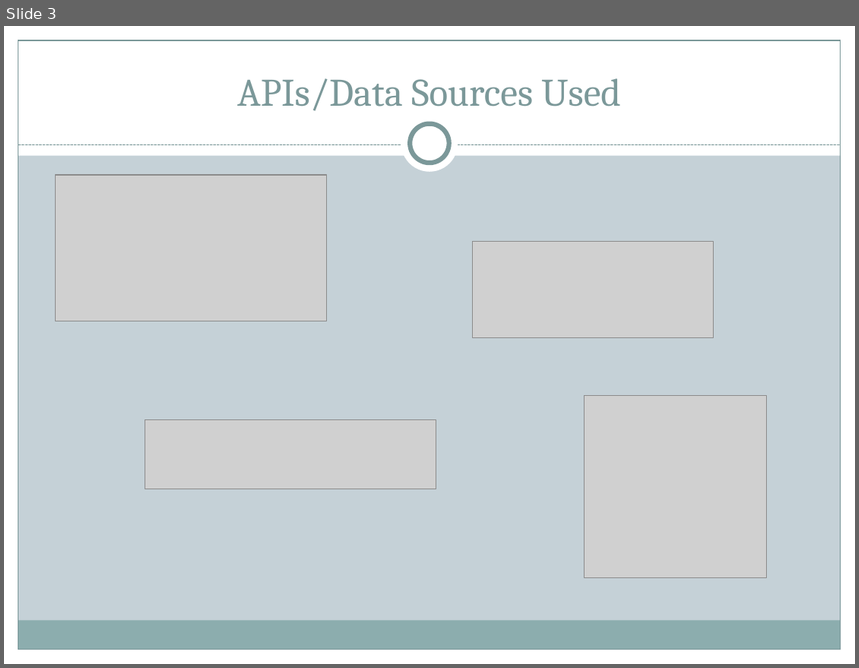
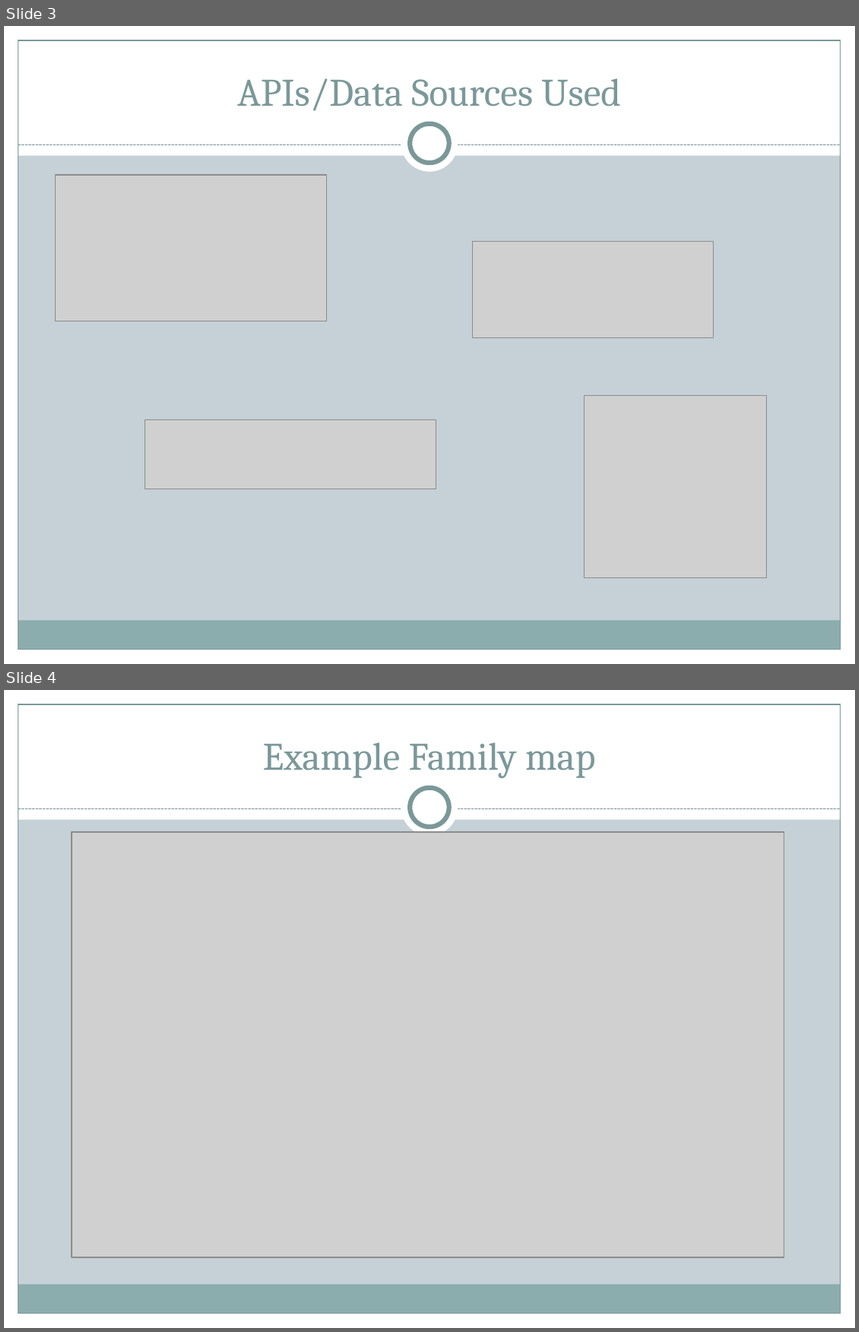
Before and after one commit to JoeDReynolds/yrelocate, a slide deck: Project One Presentation.pptx. Shown one above the other, each under a label of ours: slide 3 before the commit, slides 3 and 4 after it. The pictures are 859x668 and 859x1332 pixels, drawn with LibreOffice and Linux fonts; fonts in the diff are those of the drawing; grey boxes stand for pictures. Boxes give left, top, right and bottom in pixels: in the first picture for what was removed or moved away, otherwise in the second. Text is boxed around its words. In the diff, an @@ line names an element or a change of style, - is before the commit and + after.

```diff
--- a/Project One Presentation.pptx
+++ b/Project One Presentation.pptx
@@ slide 4 added at box(4, 690, 855, 1328), background #C5D1D7; not listed: 9 template elements that a slide beside it also shows @@
@@ title added at box(263, 742, 596, 778), 33 pt, text #7C999A @@
+Example Family map
@@ picture added at box(72, 832, 785, 1258) @@
```
Also in this commit, not shown: 1 other file.
